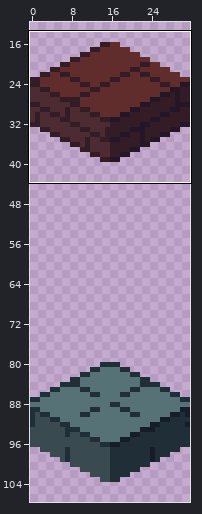
Two states of a pixel-art file, assets/img/settlements/tileset_bridges.aseprite. The first picture is a wide view before the edit; the outline marks the close-up.
Close-up. Old version:
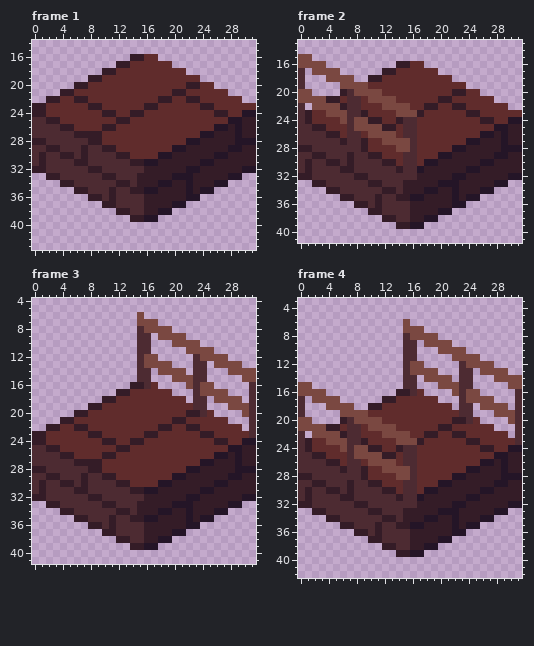
32x128 pixels, 8 frames. Shown: frame 1: x 0..31, y 14..43; frame 2: x 0..31, y 13..41; frame 3: x 0..31, y 4..41; frame 4: x 0..31, y 3..42. The wide view leaves out empty margins. The commit also changed other frames or places, which this record leaves out.
New version:
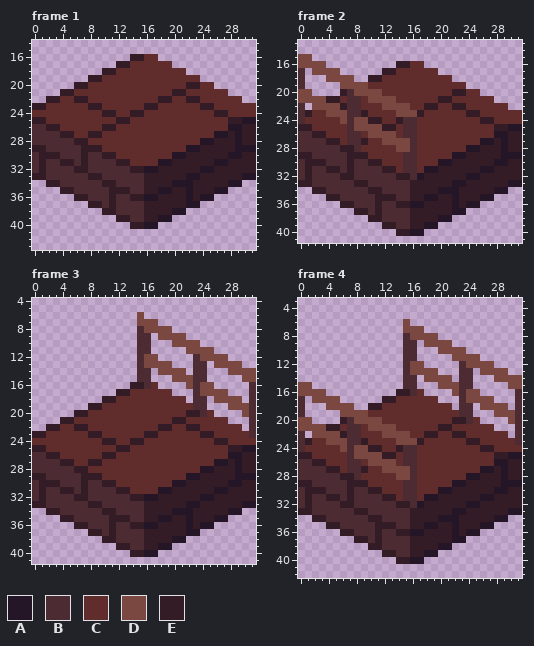
Palette (. is transparent): A #241527  B #4d2b32  C #602c2c  D #7a4841  E #341c27
Difference:
Changed rows in their new state; - is an unchanged pixel.
Frame 1, layer "Floor":
first column x 0:
24 CC----------------------------CC
25 EECC------------------------EEAA
26 --EECC--------------------CCA---
27 ----EECC----------------CCAA----
28 BB----EECC------------CCAA----EE
29 EEBB----EECC--------CCAA----E-AA
30 --EEBB----EECC----CCAA----EEAA--
31 ----EEB-----EECCCCAA----EEAA----
32 B-----EEBB----EEAA----EEAA----EE
33 EEBB----EEBB---B----EE-A----EEAA
34 --EEBB----EEBB-B--EEAA----EEAA--
35 ----EEBB----EEBBEEAA----EEAA----
36 ------EEBB----EEAA-----EAA------
37 --------EEB---------EEAA--------
38 ----------EEBB----EEAA----------
39 ------------EEBBEEAA------------
40 --------------EEAA--------------
Frame 2, layer "Floor":
first column x 0:
24 -C----------------------------CC
25 EECC------------------------EEAA
26 --EECC--------------------CCA---
27 ----EEC-----------------CCAA----
28 BB----EE-C------------CCAA----EE
29 EEBB----EECC--------CCAA----E-AA
30 --EEBB----EECC----CCAA----EEAA--
31 ----EEB-----EEC--CAA----EEAA----
32 B-----EEBB----EE-A----EEAA----EE
33 EEBB----EEBB---B----EE-A----EEAA
34 --EEBB----EEBB-B--EEAA----EEAA--
35 ----EEBB----EEBBEEAA----EEAA----
36 ------EEBB----EEAA-----EAA------
37 --------EEB---------EEAA--------
38 ----------EEBB----EEAA----------
39 ------------EEBBEEAA------------
40 --------------EEAA--------------
Frame 3, layer "Floor": the same change as frame 1
Frame 4, layer "Floor": the same change as frame 2
Pixel boxes of the changes (left, top, right, bottom) in both close-ups:
changed: (32, 110, 256, 229)
changed: (298, 117, 522, 236)
changed: (32, 438, 256, 557)
changed: (298, 445, 522, 564)
